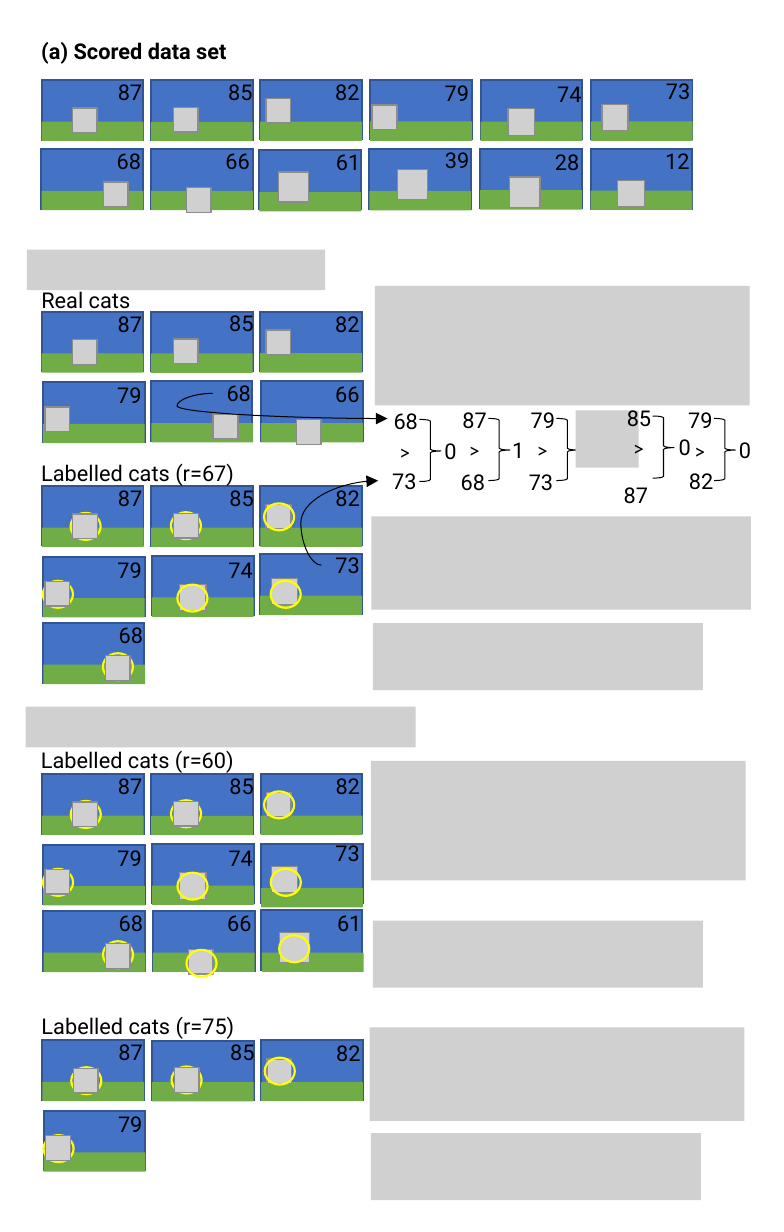
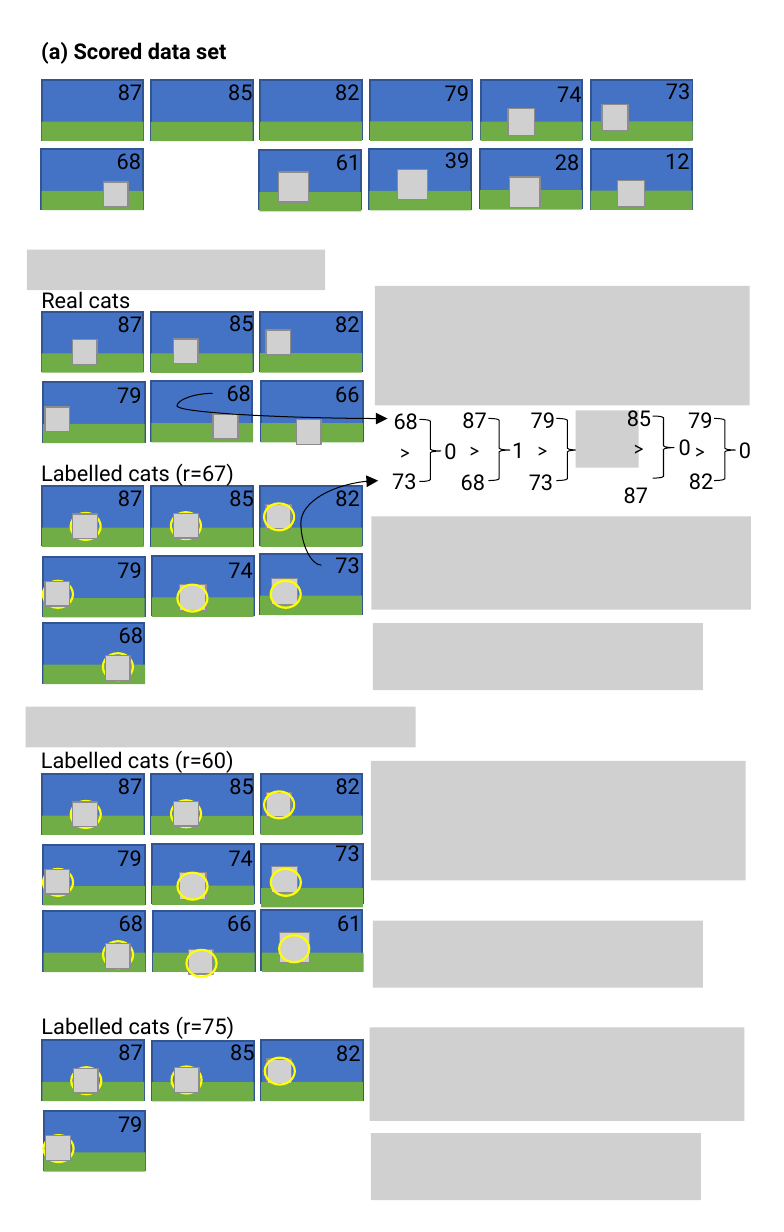
Before and after one commit to soccermatics/ABC, a slide deck: slide 1 of Find Cats.pptx. Drawn at 784x1232 pixels with LibreOffice and Linux fonts; fonts in the diff are those of the drawing; grey boxes stand for pictures. Boxes give left, top, right and bottom in pixels: in the first picture for what was removed or moved away, otherwise in the second. Text is boxed around its words. In the diff, an @@ line names an element or a change of style, - is before the commit and + after.

```diff
--- a/Find Cats.pptx
+++ b/Find Cats.pptx
@@ picture removed at (73,108,97,132) @@
@@ picture removed at (174,108,198,132) @@
@@ picture removed at (266,98,290,122) @@
@@ picture removed at (373,105,397,129) @@
@@ group removed at (151,149,253,212): 2 rectangles, 1 picture, 1 text @@
-66
```
Also in this commit, not shown: 2 other files.
